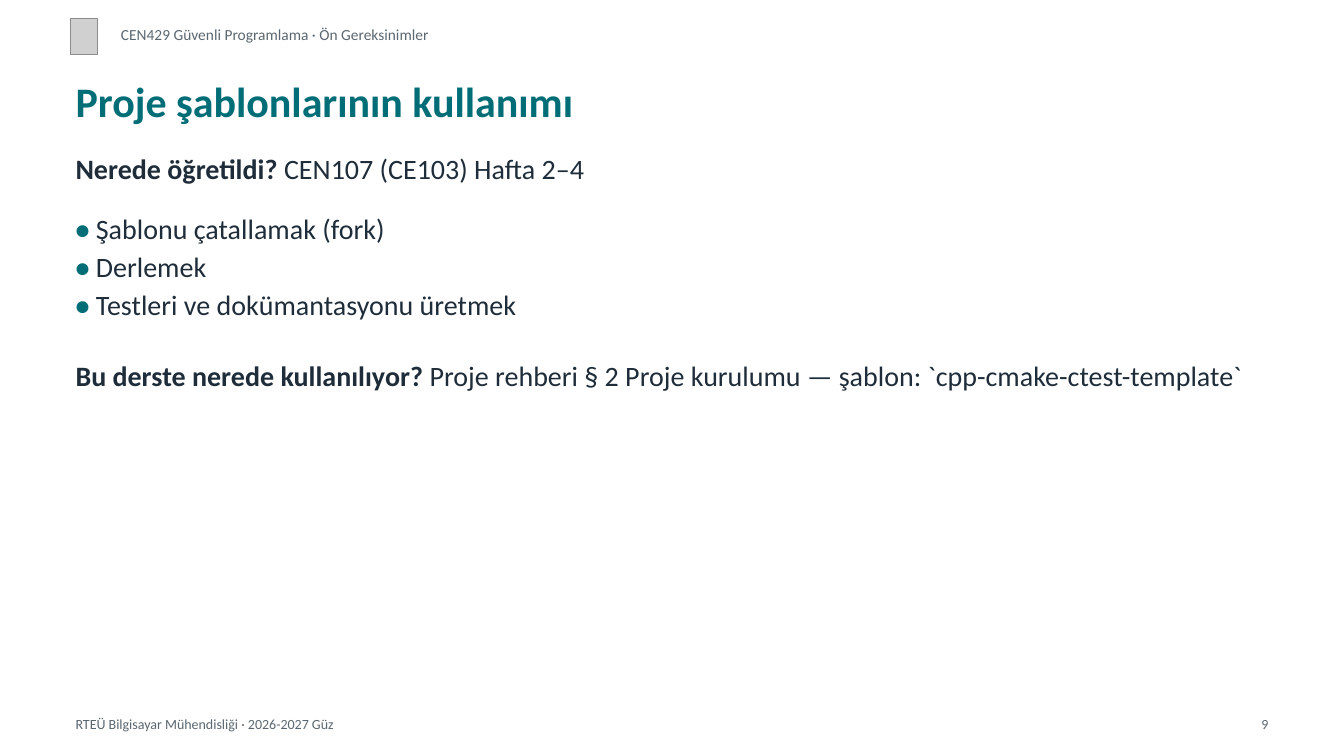
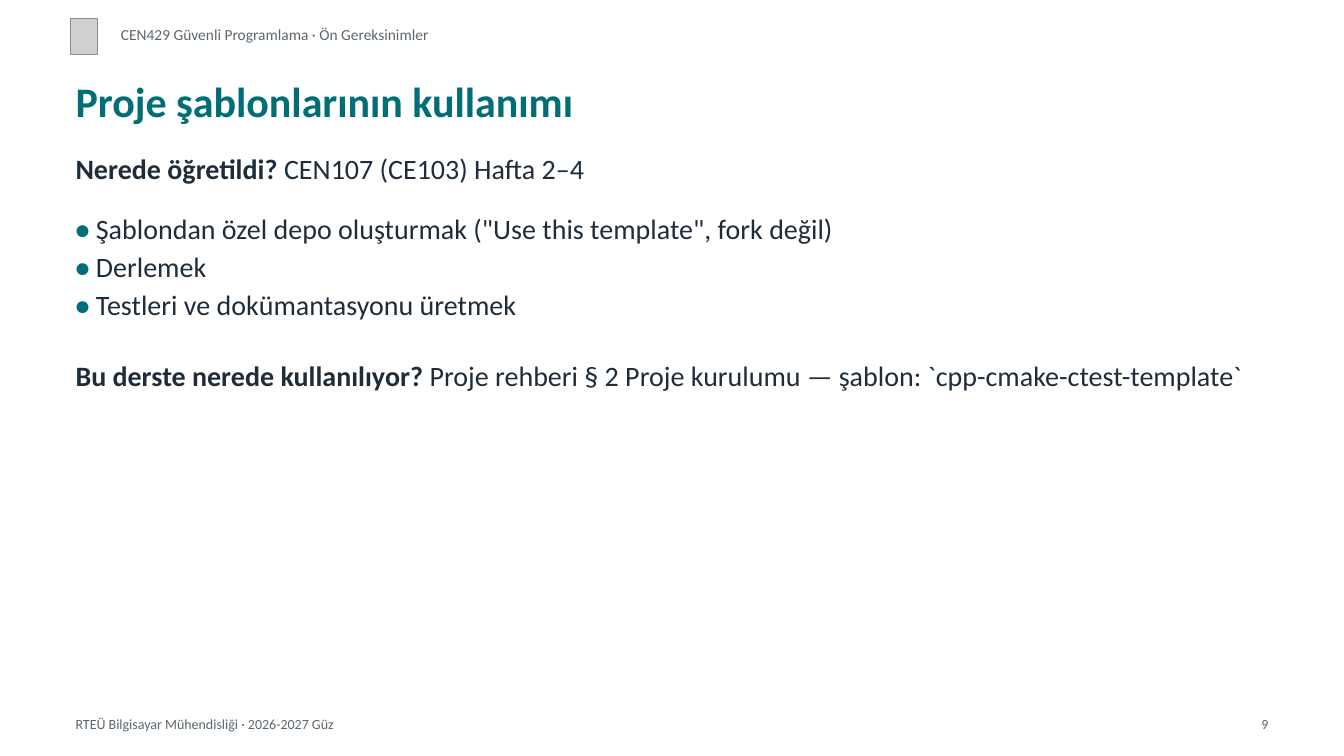
Before and after one commit to ucoruh/cen429-secure-programming, a slide deck: slide 9 of docs/prerequisites/cen429-on-gereksinimler-sunum.tr.pptx. Drawn at 1344x756 pixels with LibreOffice and Linux fonts; fonts in the diff are those of the drawing; grey boxes stand for pictures. Boxes give left, top, right and bottom in pixels: in the first picture for what was removed or moved away, otherwise in the second. Text is boxed around its words. In the diff, an @@ line names an element or a change of style, - is before the commit and + after.

Commit message:
Takım en çok 5 kişi, 10 dakikalık gösterim yerleri, depo şablondan (fork yok), paylaşılan takım listesi; çıktılar yeniden üretildi

```diff
--- a/docs/prerequisites/cen429-on-gereksinimler-sunum.tr.pptx
+++ b/docs/prerequisites/cen429-on-gereksinimler-sunum.tr.pptx
@@ text at bbox=[96, 218, 832, 244]: text changed @@
-• Şablonu çatallamak (fork)
+• Şablondan özel depo oluşturmak ("Use this template", fork değil)
```
Also in this commit, not shown: 2 other slides changed, 27 other files.
